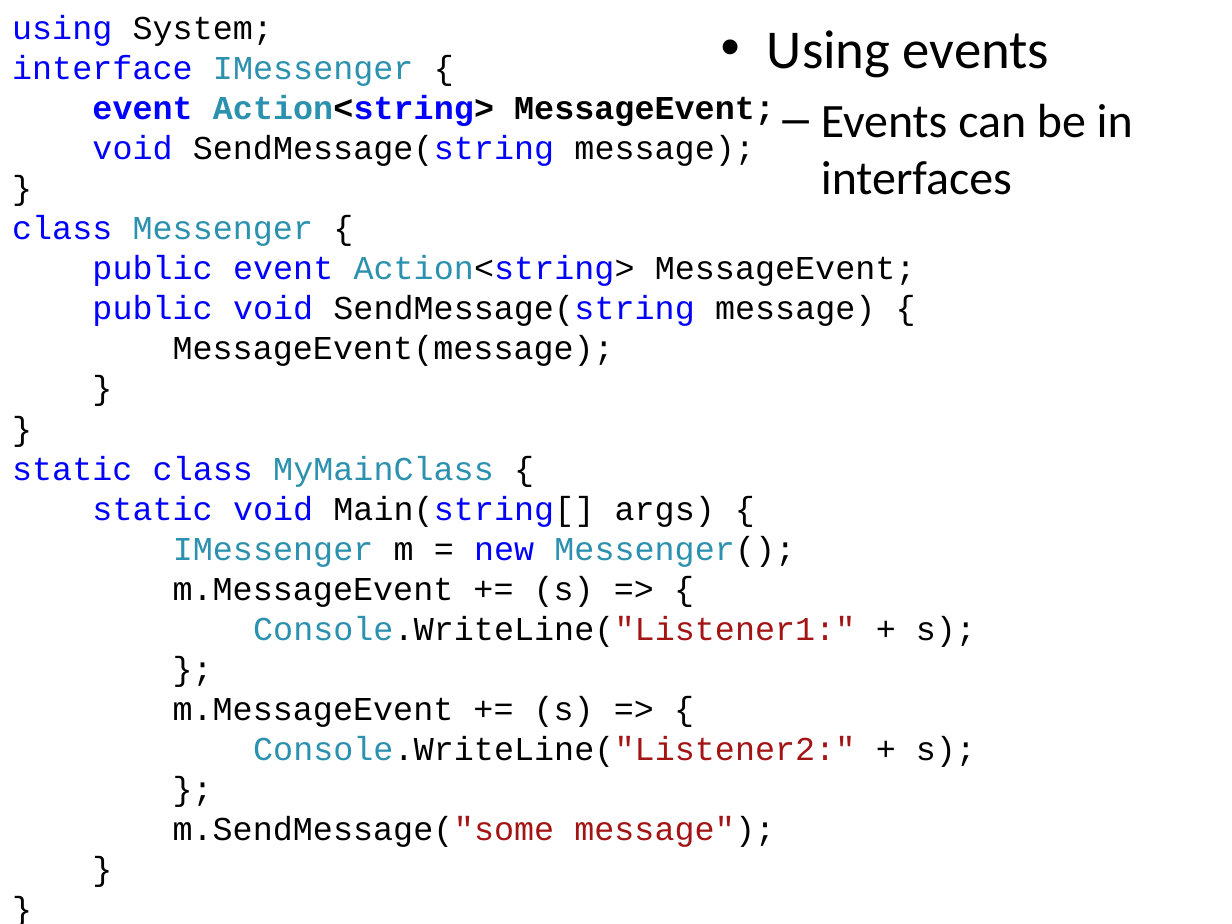
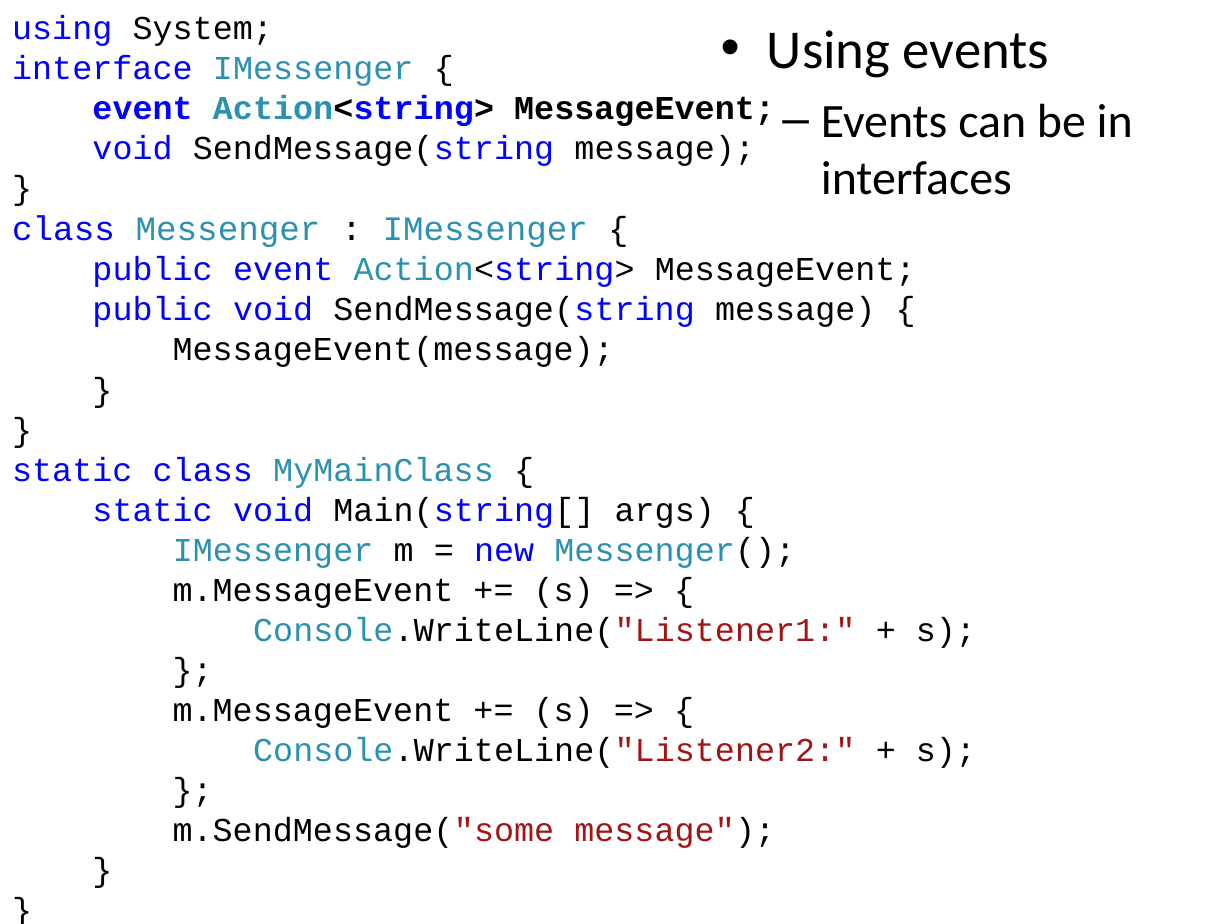
Before and after one commit to iap-csharp/iap-csharp.github.com, a slide deck: slide 33 of IAP-CSharp-Lecture-4.pptx. Drawn at 1232x924 pixels with LibreOffice and Linux fonts; fonts in the diff are those of the drawing. Boxes give left, top, right and bottom in pixels: in the first picture for what was removed or moved away, otherwise in the second. Text is boxed around its words. In the diff, an @@ line names an element or a change of style, - is before the commit and + after.

```diff
--- a/IAP-CSharp-Lecture-4.pptx
+++ b/IAP-CSharp-Lecture-4.pptx
@@ text at (12,215,589,247): text changed; size 19.5 to 20 pt @@
-class Messenger {
+class Messenger : IMessenger {
```
Also in this commit, not shown: 2 other slides changed, 1 other file.
